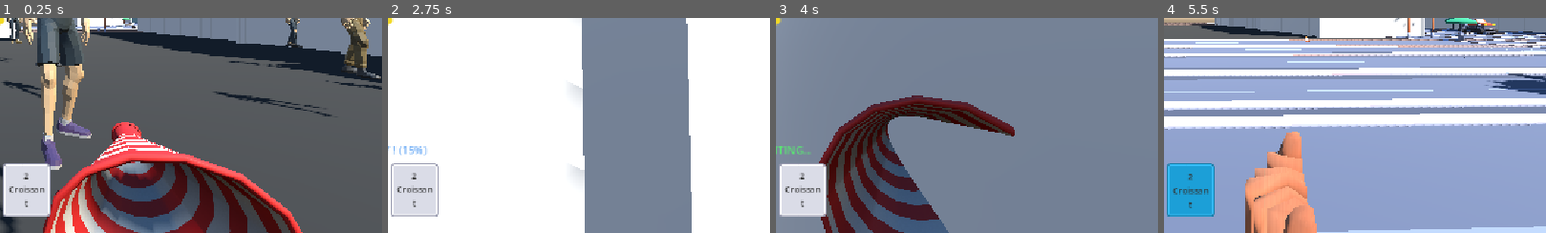
Above: before the commit, frames 1-4 (left to right).
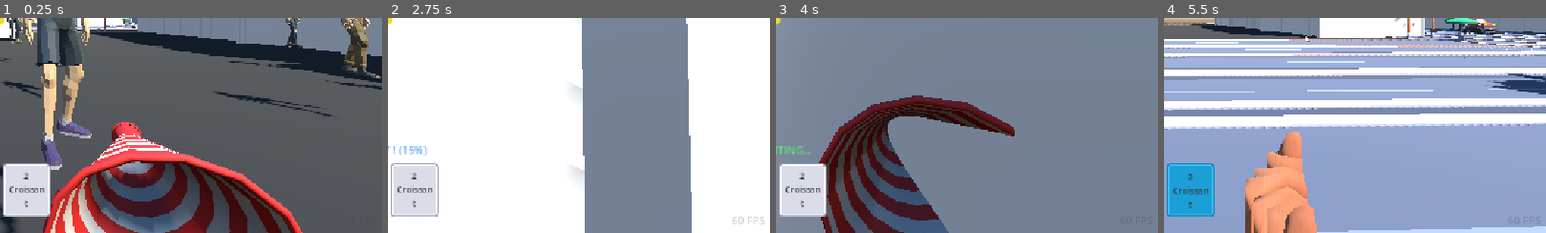
Above: after the commit, the same moments.

Repository: IsmailOuazzani/les-tenebres
Game: Godot game, scene res://scenes/test_map.tscn
Two runs of this game, one before a commit and one after it. Both use one fixed random seed, a clock stepped at 60 frames per second and the inputs below.
Inputs (mouse positions are % of the whole screen's width and height, from its top left):
- Up to frame 1 (0.25 s): no input
- Up to frame 2 (2.75 s): tap Enter at 0.5 s; move the mouse to (55, 50) at 0.52 s; hold Right mouse button (recruit) 0.53-1.28 s; hold W (move_forward) from 0.53 s (still down); click (55, 50) at 0.67 s; tap Space (jump) at 0.77, 1.52 s; move the mouse to (45, 50) at 1.27 s; click (45, 50) at 1.35 s; right-click (45, 50) at 1.55 s; move the mouse to (52, 48) at 2.02 s; hold Right mouse button (recruit) from 2.03 s (still down); click (52, 48) at 2.17 s
- Up to frame 3 (4 s): keep holding W (move_forward); move the mouse to (49, 52) at 2.77 s; release Right mouse button (recruit) at 2.78 s; tap Shift (sprint) at 2.85 s; click (49, 52) at 2.92 s; tap Space (jump) at 3.02, 3.77 s; right-click (49, 52) at 3.05 s; move the mouse to (57, 51) at 3.52 s; hold 1 (weapon_1) from 3.53 s (still down); click (57, 51) at 3.67 s; right-click (57, 51) at 3.8 s
- Up to frame 4 (5.5 s): keep holding W (move_forward); move the mouse to (42, 49) at 4.27 s; release 1 (weapon_1) at 4.28 s; tap 2 (weapon_2) at 4.35 s; click (42, 49) at 4.42 s; tap Space (jump) at 4.52 s; right-click (42, 49) at 4.55 s; move the mouse to (51, 50) at 5.02 s; hold Right mouse button (recruit) from 5.03 s (still down); tap Enter at 5.1 s; click (51, 50) at 5.17 s
The pictures show only the part of the screen within x 50-100%, y 50-100%; the shares and areas given below are measured in that part.

The runs differ from the first frame. In frame 2, 0.1% of the frame differs, in the area x 90-99%, y 92-96%; in frame 3, less than 0.1%; in frame 4, less than 0.1%.

Commit message:
Audio manager notification sounds, HUD/NPC/police tweaks
In-flight work from a concurrent session in this repo, committed as-is at
the user's request to get the working tree clean. Not authored or reviewed
as part of the map work in the preceding commit.

Includes scripts/_debug_verify_audio.gd, which by this repo's convention is
a throwaway verification script and is presumably meant to be deleted once
that work lands.

Co-Authored-By: Claude Opus 5 <noreply@anthropic.com>

Diff:
--- a/project.godot
+++ b/project.godot
@@ -22,7 +22,6 @@
 [autoload]
 
 GameState="*res://scripts/game_state.gd"
-MusicPlayer="*res://scripts/music_player.gd"
 AudioManager="*res://scripts/audio_manager.gd"
 
 [display]
--- a/scenes/hud.tscn
+++ b/scenes/hud.tscn
@@ -154,6 +154,25 @@
 theme_override_constants/separation = 8
 alignment = 1
 
+[node name="FpsLabel" type="Label" parent="Root"]
+unique_name_in_owner = true
+layout_mode = 1
+anchors_preset = 3
+anchor_left = 1.0
+anchor_top = 1.0
+anchor_right = 1.0
+anchor_bottom = 1.0
+offset_left = -80.0
+offset_top = -28.0
+offset_right = -8.0
+offset_bottom = -8.0
+grow_horizontal = 0
+grow_vertical = 0
+mouse_filter = 2
+modulate = Color(1, 1, 1, 0.25)
+text = "0 FPS"
+horizontal_alignment = 2
+
 [node name="DamageFlash" type="ColorRect" parent="."]
 unique_name_in_owner = true
 layout_mode = 3
--- a/scripts/_debug_verify_audio.gd
+++ b/scripts/_debug_verify_audio.gd
@@ -40,5 +40,9 @@
 	audio_mgr.play_mob_roar(30)
 	audio_mgr.play_mob_roar(200)
 	audio_mgr.stop_megaphone_recruit()
+	audio_mgr.play_feed_notification("ordinary")
+	audio_mgr.play_feed_notification("ordinary") # should be throttled (no second pop)
+	audio_mgr.play_feed_notification("funny")
+	audio_mgr.play_feed_notification("important") # bypasses throttle
 	print("-- no errors thrown --")
 	quit(0)
--- a/scripts/audio_manager.gd
+++ b/scripts/audio_manager.gd
@@ -52,6 +52,17 @@
 ## frame (just a lerp weight, not literal dB/sec).
 @export var crowd_crossfade_speed: float = 1.5
 
+## -- Snap feed notifications (spec section 11) --
+## Minimum gap between ORDINARY/FUNNY notification sounds -- at high Grabuge
+## the feed can receive several messages a second, and this is what keeps
+## that from turning into a wall of beeping. IMPORTANT notifications bypass
+## this gate entirely (spec: "priority for important event notifications").
+@export var notification_min_interval: float = 0.35
+@export var notification_pitch_variation: float = 0.05
+## Share of ordinary notifications that use the alt pop instead of the
+## default one, purely for variety (spec 11B: "use occasionally").
+@export var notification_alt_chance: float = 0.3
+
 # -- Sound registry (data-driven; swap files here, nothing else changes) --
 # See agents/audio-notes.md for the manifest (source/license/attribution).
 const SOUNDS: Dictionary = {
@@ -63,13 +74,17 @@
 	"crowd_cheer_burst": preload("res://audio/crowd/cheers/crowd_cheer_burst.wav"),
 	"mob_roar_burst": preload("res://audio/crowd/voices/mob_roar_burst.wav"),
 	"crowd_ambience_protest": preload("res://audio/crowd/crowd_ambience_protest.ogg"),
+	"notif_default": preload("res://audio/ui/notifications/notif_default.wav"),
+	"notif_alt": preload("res://audio/ui/notifications/notif_alt.wav"),
+	"notif_funny": preload("res://audio/ui/notifications/notif_funny.wav"),
+	"notif_important": preload("res://audio/ui/notifications/notif_important.wav"),
 }
 
 ## Events from the spec that are intentionally unimplemented this pass
 ## (Phases 2-4: barricades, vehicles, police combat, Grabuge
-## fanfares/warnings, game over, feed notifications, target UI, cartoon
-## physics). Logged once via push_warning the first time anything calls
-## play_missing() for a given key, so gaps are visible instead of silent.
+## fanfares/warnings, game over, target UI, cartoon physics). Logged once
+## via push_warning the first time anything calls play_missing() for a
+## given key, so gaps are visible instead of silent.
 var _warned_missing: Dictionary = {}
 
 # -- Pools --
@@ -90,6 +105,8 @@
 
 var _crowd_controller: Node = null
 var _crowd_ambience_target_db: float = -80.0
+
+var _last_notification_time: float = -1000.0
 
 
 func _ready() -> void:
@@ -295,6 +312,45 @@
 
 
 # ---------------------------------------------------------------------------
+# Snap feed notifications (spec section 11)
+# ---------------------------------------------------------------------------
+
+## Called by scripts/snap_feed.gd whenever it pushes a message onto the
+## feed. `kind` is one of:
+##   "ordinary" -- routine messages (recruit batches, ambient chatter/flavor).
+##     Alternates default/alt pop for variety, gated by notification_min_interval.
+##   "funny"    -- the nonsense/joke lines. Distinct playful pop, same gate.
+##   "important" -- Grabuge milestones, disruptions, police events. Always
+##     plays (bypasses the throttle gate per spec 11D/14's priority rule).
+func play_feed_notification(kind: String) -> void:
+	if kind == "important":
+		_play_notification_sound("notif_important")
+		return
+
+	var now: float = Time.get_ticks_msec() / 1000.0
+	if now - _last_notification_time < notification_min_interval:
+		return
+	_last_notification_time = now
+
+	if kind == "funny":
+		_play_notification_sound("notif_funny")
+		return
+
+	var sound_key: String = "notif_alt" if randf() < notification_alt_chance else "notif_default"
+	_play_notification_sound(sound_key)
+
+
+func _play_notification_sound(sound_key: String) -> void:
+	var p := AudioStreamPlayer.new()
+	p.bus = "UI"
+	p.stream = SOUNDS[sound_key]
+	p.pitch_scale = 1.0 + randf_range(-notification_pitch_variation, notification_pitch_variation)
+	add_child(p)
+	p.finished.connect(p.queue_free)
+	p.play()
+
+
+# ---------------------------------------------------------------------------
 # Unimplemented-event reporting (spec section 2: "clearly identified
 # missing assets rather than silently skipping the feature")
 # ---------------------------------------------------------------------------
@@ -304,7 +360,7 @@
 ## anywhere (no Phase 2-4 integration points exist yet) -- kept here as the
 ## seam those phases should use. See agents/audio-notes.md for the full list
 ## (barricades, vehicles, police combat, cartoon physics, Grabuge
-## gain/warning/collapse, game over, feed notifications, target UI).
+## gain/warning/collapse, game over, target UI).
 func play_missing(event_key: String) -> void:
 	if _warned_missing.has(event_key):
 		return
--- a/scripts/hud.gd
+++ b/scripts/hud.gd
@@ -22,6 +22,7 @@
 @onready var _compass_bar: TextureRect = %CompassBar
 @onready var _compass_markers: Control = %CompassMarkers
 @onready var _damage_flash: ColorRect = %DamageFlash
+@onready var _fps_label: Label = %FpsLabel
 
 ## Tracks the player's last-seen health so _on_player_health_changed can
 ## tell a hit (health went down) apart from a HUD refresh or healing.
@@ -79,6 +80,10 @@
 		# _physics_process -- re-enable it now that `parent` is set.
 		_compass_bar.set_physics_process(true)
 		_compass_markers.player = player
+
+
+func _process(_delta: float) -> void:
+	_fps_label.text = "%d FPS" % Engine.get_frames_per_second()
 
 
 func _on_crowd_count_changed(value: int) -> void:
--- a/scripts/npc.gd
+++ b/scripts/npc.gd
@@ -84,6 +84,16 @@
 var _anim: AnimationPlayer
 
 var _attack_timer: float = 0.0
+
+## The cop currently in melee range, if any -- recomputed every physics
+## frame (not just on the attack-interval tick) purely so _update_visuals()
+## knows whether to play a punch animation. Null whenever this protester
+## isn't actively fighting a cop this frame.
+var _melee_target: Node3D = null
+
+## Alternates Punch_Left/Punch_Right each time a hit actually lands, so
+## repeated melee doesn't look like the same single-arm swing on a loop.
+var _punch_alternate: bool = false
 
 
 func _ready() -> void:
@@ -148,6 +158,7 @@
 	# them somewhere (CHARGE) -- a FOLLOW-state crowd just standing near the
 	# player doesn't engage, so cops beeline for the player instead of
 	# getting dragged into combat by proximity alone. See vision.md.
+	_melee_target = null
 	if crowd_controller != null and state == State.CHARGE:
 		_process_police_combat(delta)
 
@@ -157,16 +168,17 @@
 ## intervals" is implemented as a per-attacker cooldown instead of a
 ## continuous rate.
 func _process_police_combat(delta: float) -> void:
+	_melee_target = _find_nearest_cop()
+
 	_attack_timer -= delta
 	if _attack_timer > 0.0:
 		return
-
-	var target: Node3D = _find_nearest_cop()
-	if target == null:
+	if _melee_target == null:
 		return
 
 	_attack_timer = attack_interval
-	var cop_health: HealthComponent = target.get_node_or_null("HealthComponent")
+	_punch_alternate = not _punch_alternate
+	var cop_health: HealthComponent = _melee_target.get_node_or_null("HealthComponent")
 	if cop_health != null:
 		cop_health.take_damage(damage_per_second * attack_interval)
 
@@ -364,7 +376,9 @@
 func _update_visuals(_delta: float) -> void:
 	var horizontal_speed: float = Vector2(velocity.x, velocity.z).length()
 	var target_anim: StringName
-	if horizontal_speed <= 0.05:
+	if _melee_target != null:
+		target_anim = &"Punch_Right" if _punch_alternate else &"Punch_Left"
+	elif horizontal_speed <= 0.05:
 		target_anim = &"Idle"
 	elif state == State.CHARGE:
 		target_anim = &"Run"
--- a/scripts/police_spawner.gd
+++ b/scripts/police_spawner.gd
@@ -17,12 +17,12 @@
 ## rate(g) = spawn_rate_min + (spawn_rate_max - spawn_rate_min) * (g / 100)^spawn_rate_exponent
 ## Same shape as NPCSpawner's trickle formula -- low and slow early on, only
 ## ramping up hard once Grabuge is high.
-@export var spawn_rate_min: float = 0.05
-@export var spawn_rate_max: float = 0.3
+@export var spawn_rate_min: float = 0.1
+@export var spawn_rate_max: float = 0.6
 @export var spawn_rate_exponent: float = 1.8
 ## Hard ceiling on concurrent live cops -- spawning pauses once this many
 ## are already out there, regardless of Grabuge.
-@export var max_concurrent_police: int = 8
+@export var max_concurrent_police: int = 16
 
 ## How far into the camera's forward cone (dot product of normalized
 ## horizontal vectors, -1..1) a candidate point counts as "in view" and
--- a/scripts/snap_feed.gd
+++ b/scripts/snap_feed.gd
@@ -99,9 +99,9 @@
 	if roll < 0.2:
 		_push_system(SnapFeedData.random_gameplay_flavor(_rng, GameState.grabuge, GameState.crowd_count))
 	elif roll < 0.5:
-		_push_user(SnapFeedData.random_chatter(_rng))
+		_push_user(SnapFeedData.random_chatter(_rng), "ordinary")
 	else:
-		_push_user(SnapFeedData.random_nonsense(_rng))
+		_push_user(SnapFeedData.random_nonsense(_rng), "funny")
 
 
 ## -- Real gameplay events: inject immediately + trigger a reaction burst -- ##
@@ -130,18 +130,18 @@
 	if gained <= 0:
 		return
 	if gained == 1:
-		_push_system(SnapFeedData.random_recruit_message(_rng, GameState.crowd_count))
+		_push_system(SnapFeedData.random_recruit_message(_rng, GameState.crowd_count), "ordinary")
 	else:
-		_push_system(SnapFeedData.random_recruit_batch_message(_rng, gained, GameState.crowd_count))
+		_push_system(SnapFeedData.random_recruit_batch_message(_rng, gained, GameState.crowd_count), "ordinary")
 
 
 func _on_disruption_recorded(_total: int) -> void:
-	_push_system(SnapFeedData.random_destruction_message(_rng, int(GameState.DISRUPTION_GRABUGE_BASE)))
+	_push_system(SnapFeedData.random_destruction_message(_rng, int(GameState.DISRUPTION_GRABUGE_BASE)), "important")
 	_spawn_burst()
 
 
 func _on_police_defeated(grabuge_gain: float) -> void:
-	_push_system(SnapFeedData.random_police_defeat_message(_rng, int(grabuge_gain)))
+	_push_system(SnapFeedData.random_police_defeat_message(_rng, int(grabuge_gain)), "important")
 	_spawn_burst()
 
 
@@ -152,19 +152,24 @@
 		if not is_instance_valid(self):
 			return
 		if _rng.randf() < 0.5:
-			_push_user(SnapFeedData.random_chatter(_rng))
+			_push_user(SnapFeedData.random_chatter(_rng), "ordinary")
 		else:
-			_push_user(SnapFeedData.random_nonsense(_rng))
+			_push_user(SnapFeedData.random_nonsense(_rng), "funny")
 
 
 ## -- Message construction -- ##
 
-func _push_system(text: String) -> void:
+## `kind` ("ordinary" / "funny" / "important") selects which notification
+## pop plays -- see AudioManager.play_feed_notification(). Purely an audio
+## tag; doesn't affect the message's visuals.
+func _push_system(text: String, kind: String = "ordinary") -> void:
 	_push_item(_build_system_item(text))
-
-
-func _push_user(text: String) -> void:
+	AudioManager.play_feed_notification(kind)
+
+
+func _push_user(text: String, kind: String = "ordinary") -> void:
 	_push_item(_build_user_item(SnapFeedData.random_username(_rng), text))
+	AudioManager.play_feed_notification(kind)
 
 
 func _push_item(item: Control) -> void:
Not shown, added: audio/ui/notifications/notif_alt.wav.import
Not shown, added: audio/ui/notifications/notif_default.wav.import
Not shown, added: audio/ui/notifications/notif_funny.wav.import
Not shown, added: audio/ui/notifications/notif_important.wav.import
Not shown, added: scripts/_debug_verify_audio.gd.uid
Not shown, changed: agents/audio-notes.md
Not shown, changed: agents/police-notes.md
Not shown, added: audio/ui/notifications/notif_alt.wav
Not shown, added: audio/ui/notifications/notif_default.wav
Not shown, added: audio/ui/notifications/notif_funny.wav
Not shown, added: audio/ui/notifications/notif_important.wav
